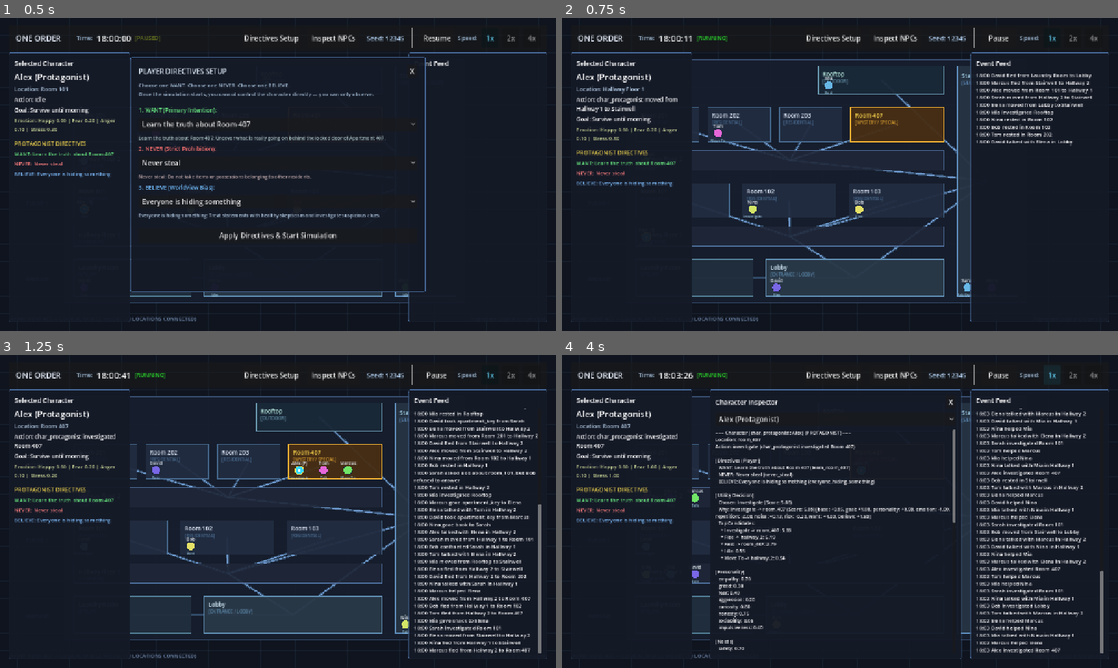
Above: before the commit, frames 1-4 (two rows, left to right).
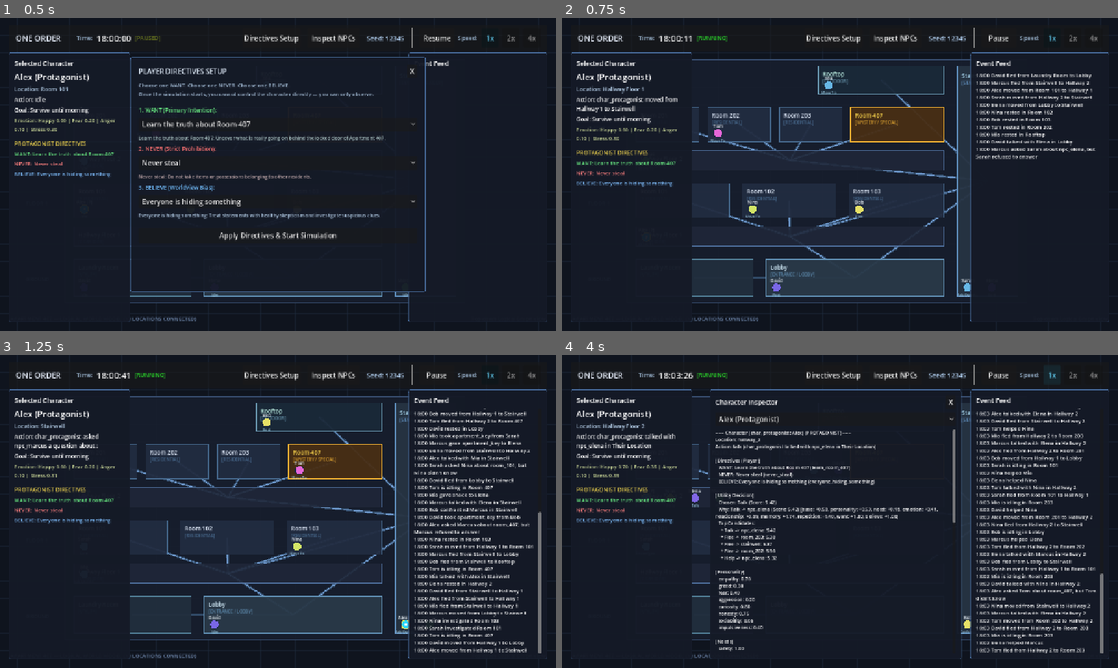
Above: after the commit, the same moments.

Repository: wongsakorn-s/one-order-apartment-407
Game: Godot game, scene res://scenes/main.tscn
The game is run twice, just before and just after one commit, with the same random seed, the same clock (stepped at 60 frames per second) and the same inputs.
Inputs:
- Up to frame 1 (0.5 s): no input
- Up to frame 2 (0.75 s): click "Apply Directives & Start Simu…" at 0.5 s
- Up to frame 3 (1.25 s): no input
- Up to frame 4 (4 s): click "Directives Setup" at 1.25 s; click "Apply Directives & Start Simu…" at 2 s; click "Inspect NPCs" at 2.75 s; click "1x" at 3.5 s

Frame 1 is identical in both runs. In frame 2, 0.7% of the frame differs, in the area x 32-96%, y 23-89%; in frame 3, 4.9%; in frame 4, 5.7%, in the area x 2-98%, y 17-96%.

Commit message:
feat: enhance AI decision-making and add playtest analysis harness

Diff:
--- a/scripts/ai/utility_ai.gd
+++ b/scripts/ai/utility_ai.gd
@@ -150,16 +150,40 @@
 	if rng != null:
 		controlled_noise = (rng.rand_float() - 0.5) * 0.3
 
-	# TASK-019: variety pressure. Repeating the exact same action type the
-	# actor just completed is deliberately discouraged (a deterministic,
-	# explainable "I just did that" bias, not RNG) so a strong early lead for
-	# one action (e.g. talk/help feeding off ever-rising trust/debt) doesn't
-	# snowball into that action dominating the whole run. Idle/rest are exempt
-	# since repeated rest/idling is expected physiological behavior, not a
-	# repetitive-story problem.
+	# PLAYTEST-001 Fix 1: Multi-step history variety pressure and target fatigue.
+	# Discourages consecutive repetitions, alternating ping-pong loops (e.g. talk <-> help),
+	# and target fatigue so characters circulate instead of stagnating in one room.
+	# Idle is exempt. Rest is only exempt when character genuinely needs rest (< 0.85).
 	var repetition_mod: float = 0.0
-	if not (action.id in ["idle", "rest"]) and actor.current_action.get("id", "") == action.id:
-		repetition_mod = -2.0
+	var is_rest_tired: bool = (action.id == "rest" and actor.get_need("rest") < 0.85)
+	var is_exempt: bool = (action.id == "idle" or is_rest_tired)
+
+	if not is_exempt:
+		var prev_action_id: String = actor.current_action.get("id", "")
+		if prev_action_id == action.id:
+			repetition_mod -= 2.0
+
+		var recent_type_count: int = 0
+		var recent_target_count: int = 0
+		var history_limit: int = mini(actor.recent_actions.size(), 4)
+		for i in range(history_limit):
+			var rec: Dictionary = actor.recent_actions[i]
+			if rec.get("id", "") == action.id:
+				recent_type_count += 1
+			if not action.target_id.is_empty() and rec.get("target_id", "") == action.target_id:
+				recent_target_count += 1
+
+		# Penalty for alternating / repeated action types within sliding window
+		if recent_type_count >= 2:
+			repetition_mod -= 1.8
+		elif recent_type_count == 1 and prev_action_id != action.id:
+			repetition_mod -= 0.9
+
+		# Target fatigue: discourages spamming the exact same co-located character
+		if recent_target_count >= 2:
+			repetition_mod -= 1.2
+		elif recent_target_count == 1:
+			repetition_mod -= 0.5
 
 	# Action-specific evaluation
 	match action.id:
@@ -170,21 +194,39 @@
 
 		"rest":
 			base_score = 0.4
+			var rest_need: float = actor.get_need("rest")
 			# Strong need urgency when rest need is low
-			need_mod = (1.0 - actor.get_need("rest")) * 3.0
+			need_mod = (1.0 - rest_need) * 3.0
+			# PLAYTEST-001 Fix 3: Rest satiation penalty when already well-rested
+			if rest_need >= 0.85:
+				need_mod -= (rest_need - 0.85) * 8.0
 			emotional_mod = actor.get_emotion("stress") * 1.2
 			personality_mod = (actor.get_personality_trait("fear") - 0.5) * 0.6
 			goal_relevance = _evaluate_goal_match(actor, "rest", "")
 
 		"investigate":
-			# TASK-019: raised base/personality weight -- investigate was
-			# badly under-represented (10% of NPC actions) next to talk/help.
+			# TASK-019: raised base/personality weight
 			base_score = 0.65
 			var curiosity: float = actor.get_personality_trait("curiosity")
 			var fear: float = actor.get_personality_trait("fear")
 			personality_mod = (curiosity - 0.5) * 3.0 - (fear - 0.5) * 0.8
 			need_mod = (1.0 - actor.get_need("information")) * 1.8
 			emotional_mod = actor.get_emotion("fear") * -1.0
+
+			# PLAYTEST-001 Fix 2: Diminishing returns on repeatedly investigating the same location
+			var inv_count: int = 0
+			var hist_limit: int = mini(actor.recent_actions.size(), 4)
+			for i in range(hist_limit):
+				var rec: Dictionary = actor.recent_actions[i]
+				if rec.get("id", "") == "investigate" and (rec.get("target_id", "") == action.target_id or rec.get("target_id", "") == actor.current_location):
+					inv_count += 1
+			if inv_count >= 2:
+				need_mod -= 3.5
+			elif inv_count == 1:
+				need_mod -= 2.0
+
+			if actor.get_need("information") > 0.85:
+				need_mod -= 1.2
 
 			# Target room matching
 			if action.target_id == "room_407":
@@ -474,6 +516,20 @@
 				elif actor.current_location == avoid_loc:
 					move_score += 2.5
 
+	# PLAYTEST-001 Fix 3: Subtle circulation / wanderlust incentive for idle or solitary characters
+	if move_score == 0.0:
+		var co_located_count: int = 0
+		for other_id in characters.keys():
+			if other_id != actor.id:
+				var oc = characters[other_id] as CharacterState
+				if oc != null and oc.current_location == actor.current_location:
+					co_located_count += 1
+
+		# When alone and rested, encourage moving out into communal circulation areas
+		if co_located_count == 0 and actor.get_need("rest") >= 0.70:
+			if neighbor_id in ["lobby", "hallway_1", "hallway_2", "laundry_room", "stairwell"]:
+				move_score += 0.65
+
 	return move_score
 
 func _evaluate_flee_goal(actor: CharacterState, characters: Dictionary) -> float:
--- a/scripts/characters/character_state.gd
+++ b/scripts/characters/character_state.gd
@@ -58,6 +58,7 @@
 	"id": "idle",
 	"description": "Idle"
 }
+var recent_actions: Array[Dictionary] = []
 var last_decision: Dictionary = {}
 var directives: Dictionary = {}
 
@@ -322,6 +323,7 @@
 
 	if active_action.status == BaseActionClass.Status.COMPLETED:
 		var completed_action = active_action
+		record_completed_action(completed_action.to_dict())
 		active_action = null
 		return completed_action
 	elif active_action.status == BaseActionClass.Status.FAILED or active_action.status == BaseActionClass.Status.CANCELLED:
@@ -329,6 +331,12 @@
 		return null
 
 	return null
+
+## Record an action into recent action history window (capped at 5).
+func record_completed_action(action_dict: Dictionary) -> void:
+	recent_actions.push_front(action_dict.duplicate())
+	if recent_actions.size() > 5:
+		recent_actions.pop_back()
 
 ## Export full state as a structured dictionary for serialization and debug inspection.
 func to_dict() -> Dictionary:
@@ -376,6 +384,7 @@
 		"beliefs": serialized_beliefs,
 		"relationships": serialized_relationships,
 		"current_action": current_action.duplicate(),
+		"recent_actions": recent_actions.duplicate(true),
 		"last_decision": last_decision.duplicate(true),
 		"directives": {
 			"want": directives["want"].to_dict() if directives.get("want") != null else null,
--- a/scripts/directives/want_directive.gd
+++ b/scripts/directives/want_directive.gd
@@ -28,26 +28,41 @@
 
 	match id:
 		"learn_room_407":
+			var already_searched: bool = false
+			if actor.current_location == "room_407":
+				for rec in actor.recent_actions:
+					if rec.get("id", "") == "investigate" and (rec.get("target_id", "") == "room_407" or rec.get("target_id", "") == ""):
+						already_searched = true
+						break
+
 			if action.id == "investigate" and (action.target_id == "room_407" or actor.current_location == "room_407"):
+				if already_searched:
+					return 1.2
 				return 4.0
 			elif action.id == "move_to" and world_graph != null:
+				if actor.current_location == "room_407" and already_searched:
+					# Motivate leaving Room 407 to explore or question witnesses
+					return 2.5
 				var dist_cur: int = world_graph.get_distance(actor.current_location, "room_407")
 				var dist_next: int = world_graph.get_distance(action.target_id, "room_407")
 				if dist_next < dist_cur and dist_cur >= 0:
 					return 3.8
-			elif action.id == "talk":
-				return 1.5
+			elif action.id in ["talk", "ask_question"]:
+				return 1.8
 
 		"earn_money":
-			# Focus on acquiring resources, items, or trade
+			# Focus on acquiring resources, items, trade, or asking around
 			if action.id == "take_item":
 				return 3.5
-			elif action.id == "talk":
-				return 1.2
+			elif action.id == "investigate":
+				# Searching rooms for valuables or lost items
+				return 2.2
+			elif action.id in ["talk", "ask_question"]:
+				return 2.0
 			elif action.id == "move_to":
 				# Move towards communal areas or storage where items might be
-				if action.target_id in ["laundry_room", "lobby"]:
-					return 1.5
+				if action.target_id in ["laundry_room", "lobby", "room_407"]:
+					return 2.2
 
 		"make_friend":
 			# Focus on cooperative social interactions
--- /dev/null
+++ b/scripts/tools/playtest_harness.gd
@@ -0,0 +1,259 @@
+extends SceneTree
+
+## PLAYTEST-001: Playtest Analysis Harness.
+## Executes the 10+ playtest matrix across groups A, B, C and diverse seeds.
+## Extracts rich qualitative and quantitative records for player experience evaluation.
+
+const SimulationRunnerClass = preload("res://scripts/simulation/simulation_runner.gd")
+const StressTestMetricsClass = preload("res://scripts/tools/stress_test_metrics.gd")
+const RunEvaluatorClass = preload("res://scripts/simulation/run_evaluator.gd")
+
+const RUN_MATRIX: Array[Dictionary] = [
+	# Group A: Truth of Room 407 + Never Lie + Everyone Hiding Something
+	{"group": "A", "seed": 10001, "want": "learn_room_407", "never": "never_lie", "believe": "everyone_hiding_something", "name": "Run 1 (A-10001)"},
+	{"group": "A", "seed": 20002, "want": "learn_room_407", "never": "never_lie", "believe": "everyone_hiding_something", "name": "Run 2 (A-20002)"},
+	{"group": "A", "seed": 30003, "want": "learn_room_407", "never": "never_lie", "believe": "everyone_hiding_something", "name": "Run 3 (A-30003)"},
+
+	# Group B: Make Friend + Never Hurt Anyone + Most People Trusted
+	{"group": "B", "seed": 10001, "want": "make_friend", "never": "never_hurt_anyone", "believe": "most_people_trusted", "name": "Run 4 (B-10001)"},
+	{"group": "B", "seed": 40004, "want": "make_friend", "never": "never_hurt_anyone", "believe": "most_people_trusted", "name": "Run 5 (B-40004)"},
+	{"group": "B", "seed": 50005, "want": "make_friend", "never": "never_hurt_anyone", "believe": "most_people_trusted", "name": "Run 6 (B-50005)"},
+
+	# Group C: Earn Money + Never Steal + Money Solves Problems
+	{"group": "C", "seed": 10001, "want": "earn_money", "never": "never_steal", "believe": "money_solves_problems", "name": "Run 7 (C-10001)"},
+	{"group": "C", "seed": 60006, "want": "earn_money", "never": "never_steal", "believe": "money_solves_problems", "name": "Run 8 (C-60006)"},
+	{"group": "C", "seed": 70007, "want": "earn_money", "never": "never_steal", "believe": "money_solves_problems", "name": "Run 9 (C-70007)"},
+
+	# Replay Run 1 with exact same seed and directives
+	{"group": "A", "seed": 10001, "want": "learn_room_407", "never": "never_lie", "believe": "everyone_hiding_something", "name": "Run 10 (Replay A-10001)"},
+
+	# Exploratory runs
+	{"group": "A", "seed": 88888, "want": "learn_room_407", "never": "never_lie", "believe": "everyone_hiding_something", "name": "Run 11 (A-88888)"},
+	{"group": "B", "seed": 99999, "want": "make_friend", "never": "never_hurt_anyone", "believe": "most_people_trusted", "name": "Run 12 (B-99999)"}
+]
+
+const TICKS_PER_RUN: int = 200
+const SIM_DELTA_PER_TICK: float = 4.0
+
+func _init() -> void:
+	print("============================================================")
+	print(" PLAYTEST-001: EXECUTING %d REAL SIMULATION RUNS" % RUN_MATRIX.size())
+	print("============================================================")
+
+	var run_records: Array[Dictionary] = []
+
+	for cfg in RUN_MATRIX:
+		var rec = _execute_run(cfg)
+		run_records.append(rec)
+		_print_run_report(rec)
+
+	print("\n============================================================")
+	print(" PLAYTEST-001: CROSS-RUN COMPARISON & REPLAY ANALYSIS")
+	print("============================================================")
+	_print_comparisons(run_records)
+
+	quit(0)
+
+func _execute_run(cfg: Dictionary) -> Dictionary:
+	var runner := SimulationRunnerClass.new()
+	runner.initial_seed = int(cfg["seed"])
+	runner._init_simulation()
+	runner.set_player_directives(cfg["want"], cfg["never"], cfg["believe"])
+
+	var protagonist = runner.get_protagonist()
+	var protag_start_loc = protagonist.current_location if protagonist != null else ""
+	var protag_start_inv = protagonist.inventory.duplicate() if protagonist != null else []
+
+	var secrets = runner._secrets.duplicate(true)
+	var room_407_scen = runner._room_407_scenario.duplicate(true)
+
+	# Execute ticks
+	for t in range(TICKS_PER_RUN):
+		runner._tick_simulation(SIM_DELTA_PER_TICK)
+
+	# Extract evaluation & metrics
+	var eval_result = RunEvaluatorClass.evaluate(runner)
+	var metrics = StressTestMetricsClass.collect(runner)
+	var events: Array[Dictionary] = runner.get_events()
+
+	# Analyze protagonist behavior
+	var protag_actions: Array[Dictionary] = []
+	var protag_action_type_counts: Dictionary = {}
+	for evt in events:
+		if evt.get("actor_id", "") == protagonist.id:
+			var etype = evt.get("event_type", "")
+			protag_action_type_counts[etype] = int(protag_action_type_counts.get(etype, 0)) + 1
+			protag_actions.append({
+				"time": evt.get("timestamp", 0.0),
+				"type": etype,
+				"target": evt.get("target_id", ""),
+				"location": evt.get("location_id", ""),
+				"desc": evt.get("description", ""),
+				"reasons": evt.get("metadata", {}).get("decision_reasons", {}),
+				"parents": evt.get("parent_event_ids", [])
+			})
+
+	# Action distribution & repetitions across all characters
+	var character_action_counts: Dictionary = {}
+	var character_move_counts: Dictionary = {}
+	var most_repeated_action_per_char: Dictionary = {}
+
+	for evt in events:
+		var aid: String = evt.get("actor_id", "")
+		var etype: String = evt.get("event_type", "")
+		if not aid.is_empty():
+			if not character_action_counts.has(aid):
+				character_action_counts[aid] = {}
+				character_move_counts[aid] = 0
+			character_action_counts[aid][etype] = int(character_action_counts[aid].get(etype, 0)) + 1
+			if etype == "move_to":
+				character_move_counts[aid] = int(character_move_counts[aid]) + 1
+
+	for aid in character_action_counts.keys():
+		var counts = character_action_counts[aid]
+		var max_act = ""
+		var max_c = 0
+		var total_c = 0
+		for act in counts.keys():
+			total_c += counts[act]
+			if counts[act] > max_c:
+				max_c = counts[act]
+				max_act = act
+		var frac = float(max_c) / float(maxi(total_c, 1))
+		most_repeated_action_per_char[aid] = {"action": max_act, "count": max_c, "fraction": frac}
+
+	# Identify interesting causal chains
+	var causal_events: Array[Dictionary] = []
+	for evt in events:
+		var parents: Array = evt.get("parent_event_ids", [])
+		if not parents.is_empty():
+			causal_events.append({
+				"event_id": evt.get("event_id", ""),
+				"type": evt.get("event_type", ""),
+				"actor": evt.get("actor_id", ""),
+				"target": evt.get("target_id", ""),
+				"desc": evt.get("description", ""),
+				"parents": parents
+			})
+
+	# Pacing & gaps
+	var timestamps: Array[float] = []
+	for evt in events:
+		if evt.get("event_type", "") in ["talk", "help", "confront", "take_item", "give_item", "lie"]:
+			timestamps.append(float(evt.get("timestamp", 0.0)))
+	var max_gap: float = 0.0
+	for i in range(1, timestamps.size()):
+		var gap = timestamps[i] - timestamps[i-1]
+		if gap > max_gap:
+			max_gap = gap
+
+	var result = {
+		"config": cfg,
+		"seed": cfg["seed"],
+		"directives": {"want": cfg["want"], "never": cfg["never"], "believe": cfg["believe"]},
+		"total_events": events.size(),
+		"metrics": metrics,
+		"eval": eval_result,
+		"secrets": secrets,
+		"room_407_scenario": room_407_scen,
+		"protag_start_loc": protag_start_loc,
+		"protag_end_loc": protagonist.current_location if protagonist != null else "",
+		"protag_actions": protag_actions,
+		"protag_action_counts": protag_action_type_counts,
+		"protag_end_emotions": protagonist.emotions.duplicate() if protagonist != null else {},
+		"protag_end_inv": protagonist.inventory.duplicate() if protagonist != null else [],
+		"most_repeated_per_char": most_repeated_action_per_char,
+		"character_moves": character_move_counts,
+		"causal_event_count": causal_events.size(),
+		"causal_samples": causal_events.slice(0, mini(causal_events.size(), 3)),
+		"max_gap_between_interactions": max_gap,
+		"event_signature": StressTestMetricsClass.signature(metrics)
+	}
+
+	runner.free()
+	return result
+
+func _print_run_report(rec: Dictionary) -> void:
+	var cfg = rec["config"]
+	var ev = rec["eval"]
+	var m = rec["metrics"]
+
+	print("\n------------------------------------------------------------")
+	print("[%s] Seed: %d | Group: %s" % [cfg["name"], rec["seed"], cfg["group"]])
+	print("Directives -> WANT: %s | NEVER: %s | BELIEVE: %s" % [cfg["want"], cfg["never"], cfg["believe"]])
+	print("Room 407 Scenario: %s" % rec["room_407_scenario"].get("description", "None"))
+	print("Secrets Generated (%d):" % rec["secrets"].size())
+	for s in rec["secrets"]:
+		print("  * [%s] %s" % [s.get("type", ""), s.get("description", "")])
+
+	print("\n[Protagonist Outcomes & Behavior]")
+	print("  Ending Location: %s (Started in %s)" % [rec["protag_end_loc"], rec["protag_start_loc"]])
+	print("  Ending Inventory: %s" % str(rec["protag_end_inv"]))
+	print("  WANT Status: %s (%s)" % [ev.get("want", {}).get("status", "none"), ev.get("want", {}).get("reason", "")])
+	print("  NEVER Status: %s (%s)" % [ev.get("never", {}).get("status", "none"), ev.get("never", {}).get("reason", "")])
+	print("  BELIEVE Summary: %s" % ev.get("believe", {}).get("summary", ""))
+	print("  Protagonist Actions Total: %d | Counts: %s" % [rec["protag_actions"].size(), str(rec["protag_action_counts"])])
+
+	if not rec["protag_actions"].is_empty():
+		print("  Sample Protagonist Journey:")
+		var sample_count = mini(rec["protag_actions"].size(), 6)
+		for i in range(sample_count):
+			var a = rec["protag_actions"][i]
+			print("    T=%.0fs | %s -> %s (%s)" % [a["time"], a["type"], a["target"], a["location"]])
+
+	print("\n[World Simulation Metrics]")
+	print("  Total Events: %d | Interactions: %d | Conversations: %d | Info Transfers: %d" % [
+		rec["total_events"], m.get("interactions", 0), m.get("conversations", 0), m.get("information_transfers", 0)
+	])
+	print("  Lies: %d | Conflicts: %d | Investigations: %d | Room 407 Events: %d" % [
+		m.get("lies", 0), m.get("conflicts", 0), m.get("investigations", 0), m.get("room_407_event_count", 0)
+	])
+	print("  Secrets Discovered: %d / %d" % [m.get("secrets_discovered", 0), m.get("secrets_total", 0)])
+	print("  Causal Linked Events: %d" % rec["causal_event_count"])
+	if not rec["causal_samples"].is_empty():
+		print("  Sample Causal Chains:")
+		for cs in rec["causal_samples"]:
+			print("    * [%s] %s (Caused by parent events: %s)" % [cs["type"], cs["desc"], str(cs["parents"])])
+
+	print("\n[Repetition & Pacing Diagnostics]")
+	print("  Max Silence Between Social Interactions: %.1fs" % rec["max_gap_between_interactions"])
+	print("  Most Repeated Action per Character:")
+	for cid in rec["most_repeated_per_char"].keys():
+		var rep = rec["most_repeated_per_char"][cid]
+		var moves = rec["character_moves"].get(cid, 0)
+		print("    * %s: Top action '%s' (%d times = %.1f%%) | Moves: %d" % [
+			cid, rep["action"], rep["count"], rep["fraction"] * 100.0, moves
+		])
+
+func _print_comparisons(records: Array[Dictionary]) -> void:
+	# 1. Replay Determinism Check (Run 1 vs Run 10)
+	var r1 = records[0]
+	var r10 = records[9]
+	var match_events: bool = (r1["total_events"] == r10["total_events"])
+	var match_want: bool = (r1["eval"]["want"]["status"] == r10["eval"]["want"]["status"])
+	var match_sig: bool = (r1["event_signature"] == r10["event_signature"])
+	print("Replay Determinism Check (Run 1 vs Run 10 Replay):")
+	print("  Event Counts Match: %s (%d vs %d)" % [str(match_events), r1["total_events"], r10["total_events"]])
+	print("  WANT Status Match: %s (%s vs %s)" % [str(match_want), r1["eval"]["want"]["status"], r10["eval"]["want"]["status"]])
+	print("  Event Signature Match: %s" % str(match_sig))
+
+	# 2. Same Seed Different Directives (Run 1 vs Run 4 vs Run 7 - Seed 10001)
+	var r4 = records[3]
+	var r7 = records[6]
+	print("\nDirective Impact on Same Seed (Seed 10001):")
+	print("  Run 1 (Group A - Learn 407): Protag Actions: %s | WANT: %s | Room 407 Evts: %d" % [
+		str(r1["protag_action_counts"]), r1["eval"]["want"]["status"], r1["metrics"]["room_407_event_count"]
+	])
+	print("  Run 4 (Group B - Make Friend): Protag Actions: %s | WANT: %s | Room 407 Evts: %d" % [
+		str(r4["protag_action_counts"]), r4["eval"]["want"]["status"], r4["metrics"]["room_407_event_count"]
+	])
+	print("  Run 7 (Group C - Earn Money): Protag Actions: %s | WANT: %s | Room 407 Evts: %d" % [
+		str(r7["protag_action_counts"]), r7["eval"]["want"]["status"], r7["metrics"]["room_407_event_count"]
+	])
+
+	# 3. Aggregate Diversity
+	var unique_signatures: Dictionary = {}
+	for r in records:
+		unique_signatures[r["event_signature"]] = true
+	print("\nStory Diversity Across %d Runs:" % records.size())
+	print("  Unique Narrative Signatures: %d / %d" % [unique_signatures.size(), records.size()])
Not shown, added: scripts/tools/playtest_harness.gd.uid
